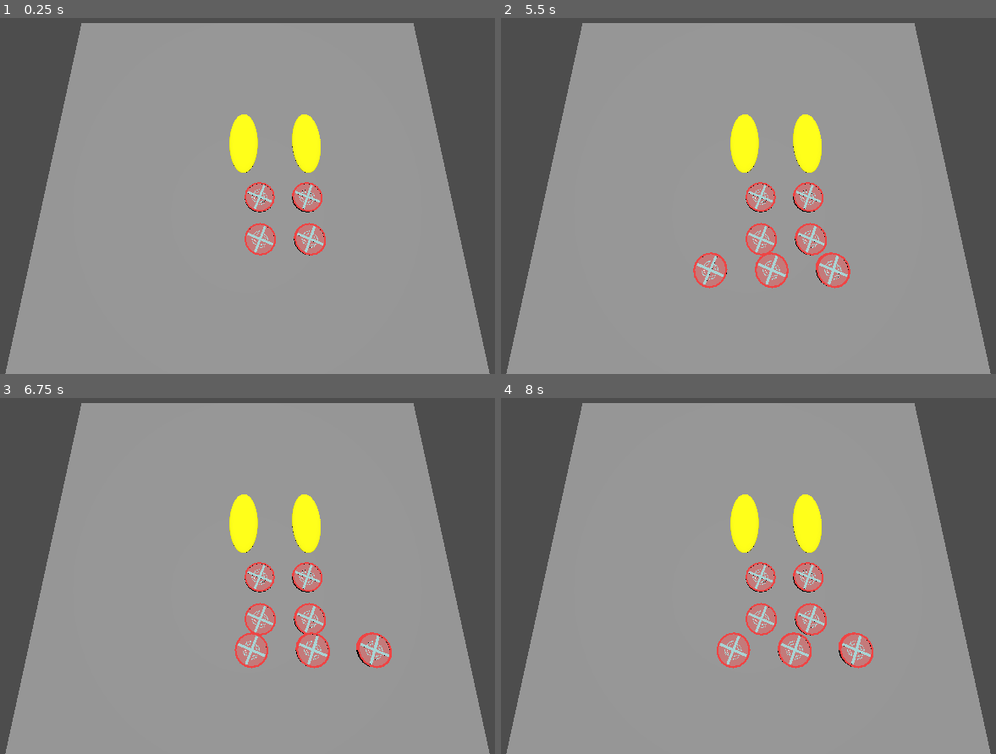
Above: before the commit, frames 1-4 (two rows, left to right).
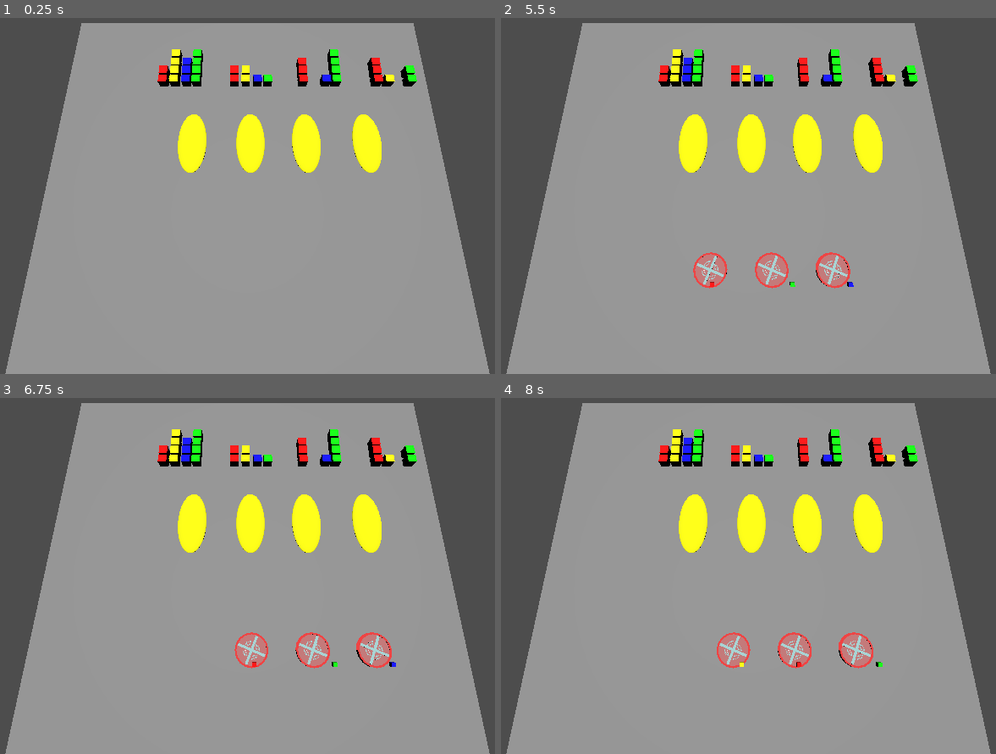
Above: after the commit, the same moments.

Repository: gabrield67/Sandwich-Shop
Game: Godot game, scene res://scenes/game.tscn
Same seed, same stepped clock (60 frames per second), same inputs: the game is played once before the commit and once after it.
Inputs (mouse positions are in pixels of both pictures, inside the frame that each line leads up to):
- Up to frame 1 (0.25 s): no input
- Up to frame 2 (5.5 s): tap Enter at 0.5 s; move the mouse to (897, 163) at 0.52 s; click (897, 163) at 0.67 s; tap Space at 1.25 s; move the mouse to (614, 203) at 1.27 s; click (614, 203) at 1.42 s; move the mouse to (817, 99) at 2.02 s; click (817, 99) at 2.17 s; move the mouse to (713, 260) at 2.77 s; click (713, 260) at 2.92 s; move the mouse to (951, 242) at 3.52 s; click (951, 242) at 3.67 s; move the mouse to (545, 128) at 4.27 s; click (545, 128) at 4.42 s; move the mouse to (783, 185) at 5.02 s; click (783, 185) at 5.17 s
- Up to frame 3 (6.75 s): move the mouse to (148, 469) at 5.77 s; click (148, 469) at 5.92 s; move the mouse to (396, 543) at 6.52 s; click (396, 543) at 6.67 s
- Up to frame 4 (8 s): move the mouse to (614, 583) at 7.27 s; click (614, 583) at 7.42 s

The runs differ from the first frame. In frame 1, 5.6% of the frame differs, in the area x 31-85%, y 8-67%; in frame 2, 5.7%; in frame 3, 5.6%; in frame 4, 5.7%, in the area x 31-85%, y 8-76%.
Error in both runs: Invalid access to property or key 'bread' on a base object of type 'Nil'. (res://scenes/drag_and_drop_controller.gd:60)

Commit message:
Added Flavor Profile functionality
Added a flavor profile scene, as well as added this to the ingredients (and randomized them at spawn for now).  Also have a current flavor profile and target flavor profile for the breads.  I'm wondering if the bread and customer should be the same scene since they are basically linked?  Or maybe the bread is contained within the customer...

Diff:
--- /dev/null
+++ b/scenes/FlavorProfile.tscn
@@ -0,0 +1,18 @@
+[gd_scene format=3 uid="uid://ecpkd4q734jf"]
+
+[ext_resource type="Script" uid="uid://c30xoa6pfg0gr" path="res://scenes/flavor_profile.gd" id="1_ifqar"]
+
+[node name="FlavorProfile" type="Node3D" unique_id=414758302]
+script = ExtResource("1_ifqar")
+
+[node name="Flavor1" type="Node3D" parent="." unique_id=1506588621]
+transform = Transform3D(1, 0, 0, 0, 1, 0, 0, 0, 1, -0.9961386, 0, 0)
+
+[node name="Flavor2" type="Node3D" parent="." unique_id=436674301]
+transform = Transform3D(1, 0, 0, 0, 1, 0, 0, 0, 1, -0.32056397, 0, 0)
+
+[node name="Flavor3" type="Node3D" parent="." unique_id=1442328881]
+transform = Transform3D(1, 0, 0, 0, 1, 0, 0, 0, 1, 0.3832599, 0, 0)
+
+[node name="Flavor4" type="Node3D" parent="." unique_id=1900150937]
+transform = Transform3D(1, 0, 0, 0, 1, 0, 0, 0, 1, 0.98546076, 0, 0)
--- a/scenes/Ingredients/Bread.tscn
+++ b/scenes/Ingredients/Bread.tscn
@@ -1,6 +1,7 @@
 [gd_scene format=3 uid="uid://c54v7gf8e74j5"]
 
 [ext_resource type="Script" uid="uid://b3r8sts5bsuoa" path="res://scenes/Ingredients/bread.gd" id="1_kf4f7"]
+[ext_resource type="PackedScene" uid="uid://ecpkd4q734jf" path="res://scenes/FlavorProfile.tscn" id="2_rap00"]
 
 [sub_resource type="StandardMaterial3D" id="StandardMaterial3D_84ix8"]
 albedo_color = Color(1, 1, 0, 1)
@@ -21,3 +22,9 @@
 [node name="CollisionShape3D" type="CollisionShape3D" parent="." unique_id=584160643]
 transform = Transform3D(1, 0, 0, 0, 1, 0, 0, 0, 1, 0, 4.940264, 0)
 shape = SubResource("BoxShape3D_kf4f7")
+
+[node name="ActualFlavorProfile" parent="." unique_id=414758302 instance=ExtResource("2_rap00")]
+transform = Transform3D(0.7, 0, 0, 0, 0.7, 0, 0, 0, 0.7, 0, 2.3720236, 2.8585114)
+
+[node name="TargetFlavorProfile" parent="." unique_id=443898979 instance=ExtResource("2_rap00")]
+transform = Transform3D(1, 0, 0, 0, 1, 0, 0, 0, 1, 0, 3.9594035, -1.6379085)
--- a/scenes/Ingredients/Ingredient.tscn
+++ b/scenes/Ingredients/Ingredient.tscn
@@ -2,6 +2,7 @@
 
 [ext_resource type="Script" uid="uid://dlcqiqygwtmgd" path="res://scenes/Ingredients/ingredient.gd" id="1_1am71"]
 [ext_resource type="PackedScene" uid="uid://b6uqd7cn3xg0x" path="res://models/tomato_mesh.tscn" id="1_weumo"]
+[ext_resource type="PackedScene" uid="uid://ecpkd4q734jf" path="res://scenes/FlavorProfile.tscn" id="3_b12no"]
 
 [sub_resource type="BoxShape3D" id="BoxShape3D_1am71"]
 size = Vector3(2, 0.4, 2)
@@ -13,3 +14,6 @@
 shape = SubResource("BoxShape3D_1am71")
 
 [node name="tomatoMesh" parent="." unique_id=1286273143 instance=ExtResource("1_weumo")]
+
+[node name="FlavorProfile" parent="." unique_id=414758302 instance=ExtResource("3_b12no")]
+transform = Transform3D(0.5, 0, 0, 0, 0.5, 0, 0, 0, 0.5, 0.66455185, 0.2718928, 1.0902346)
--- a/scenes/Ingredients/bread.gd
+++ b/scenes/Ingredients/bread.gd
@@ -14,6 +14,12 @@
 
 	off_material = StandardMaterial3D.new()
 	off_material.albedo_color = Color.YELLOW
+	randomize()
+	$TargetFlavorProfile.add_flavor( randi_range(0, 4)
+	, randi_range(0, 4)
+	, randi_range(0, 4)
+	, randi_range(0, 4)
+	)
 	pass # Replace with function body.
 
 
@@ -43,9 +49,16 @@
 
 func add_to_sandwich(ingredient: Node3D):
 	ingredients.push_back(ingredient)
+	var a = ingredient.get_flavor_amounts()
+	$ActualFlavorProfile.add_flavor(a[0],a[1], a[2], a[3])
+	if $ActualFlavorProfile.compare($TargetFlavorProfile):
+		off_material.albedo_color = Color.DARK_GREEN
+		on_material.albedo_color = Color.GREEN
 	update_positions()
 
 func remove_from_sandwich(ingredient: Node3D):
+	var a = ingredient.get_flavor_amounts()
+	$ActualFlavorProfile.remove_flavor(a[0],a[1], a[2], a[3])
 	ingredients.erase(ingredient)
 	update_positions()
 
--- a/scenes/Ingredients/ingredient.gd
+++ b/scenes/Ingredients/ingredient.gd
@@ -16,6 +16,7 @@
 # Called when the node enters the scene tree for the first time.
 func _ready() -> void:
 	original_size = scale
+	#$FlavorProfile.add_flavor(3,4,2,3)
 	#print("new ingredient")
 	pass # Replace with function body.
 
@@ -42,3 +43,16 @@
 func on_stop_hover():
 	scale = original_size
 	pass
+
+func add_flavor(f:int ) -> void:
+	if f == 1:
+		$FlavorProfile.add_flavor(1,0,0,0)
+	elif f == 2:
+		$FlavorProfile.add_flavor(0,1,0,0)
+	elif f == 3:
+		$FlavorProfile.add_flavor(0,0,1,0)
+	elif f == 4:
+		$FlavorProfile.add_flavor(0,0,0,1)
+
+func get_flavor_amounts() -> Array:
+	return $FlavorProfile.get_flavor_amounts()
--- a/scenes/Ingredients/ingredient_spawner.gd
+++ b/scenes/Ingredients/ingredient_spawner.gd
@@ -22,4 +22,7 @@
 		ingredient.position = position
 		ingredient.move_on_start = moving_ingredients
 		ingredient.despawn = true
+		randomize()
+		var my_random_int = randi_range(1, 4)
+		ingredient.add_flavor(my_random_int)
 	pass
--- /dev/null
+++ b/scenes/flavor_profile.gd
@@ -0,0 +1,75 @@
+extends Node3D
+
+var flavor1 = []
+var flavor2 = []
+var flavor3 = []
+var flavor4 = []
+
+var colors = [ Color.RED,  Color.YELLOW, Color.BLUE, Color.GREEN]
+
+var points = []
+
+# Called when the node enters the scene tree for the first time.
+func _ready() -> void:
+	points.push_back($Flavor1)
+	points.push_back($Flavor2)
+	points.push_back($Flavor3)
+	points.push_back($Flavor4)
+
+	pass # Replace with function body.
+
+
+# Called every frame. 'delta' is the elapsed time since the previous frame.
+func _process(delta: float) -> void:
+	pass
+
+func add_flavor(f1:int, f2:int, f3:int, f4:int) -> void:
+	add_flavor_helper(f1, flavor1,1)
+	add_flavor_helper(f2, flavor2,2)
+	add_flavor_helper(f3, flavor3,3)
+	add_flavor_helper(f4, flavor4,4)
+
+func remove_flavor(f1:int, f2:int, f3:int, f4:int) -> void:
+	remove_flavor_helper(f1, flavor1,1)
+	remove_flavor_helper(f2, flavor2,2)
+	remove_flavor_helper(f3, flavor3,3)
+	remove_flavor_helper(f4, flavor4,4)
+
+func add_flavor_helper(num:int, f_arr:Array, f:int ):
+	if num > 0:
+		for i in range(num):
+			add_flavor_block(f_arr, f-1)
+
+func remove_flavor_helper(num:int, f_arr:Array, f:int ):
+	if num > 0:
+		for i in range(num):
+			remove_flavor_block(f_arr, f-1)
+
+func add_flavor_block(f_arr:Array,f):
+	var static_body = StaticBody3D.new()
+	var mesh_instance = MeshInstance3D.new()
+	mesh_instance.mesh = BoxMesh.new()
+	static_body.add_child(mesh_instance)
+
+	var on_material = StandardMaterial3D.new()
+	on_material.albedo_color = colors[f]
+	mesh_instance.set_surface_override_material(0, on_material)
+	f_arr.push_back(static_body)
+	self.add_child(static_body)
+	static_body.position = points[f].position + Vector3(0,0,-f_arr.size()*.6)
+	static_body.scale = Vector3(.5,.5,.5)
+	pass
+
+func remove_flavor_block(f_arr:Array,f):
+
+	var a = f_arr.pop_back()
+	a.queue_free()
+
+func get_flavor_amounts() -> Array:
+	return [flavor1.size(),flavor2.size(),flavor3.size(),flavor4.size()]
+
+func compare(other:Node3D) -> bool:
+	if other.flavor1.size() <= flavor1.size() and other.flavor2.size() <= flavor2.size()  and other.flavor3.size() <= flavor3.size()  and other.flavor4.size() <= flavor4.size():
+		return true
+	else:
+		return false
--- a/scenes/game.tscn
+++ b/scenes/game.tscn
@@ -1,7 +1,6 @@
 [gd_scene format=3 uid="uid://b6sf5n1s3tjjo"]
 
 [ext_resource type="Script" uid="uid://dnsby02e4apsw" path="res://scenes/drag_and_drop_controller.gd" id="1_yqjtg"]
-[ext_resource type="PackedScene" uid="uid://bgu50auo18ypd" path="res://scenes/Ingredients/Ingredient.tscn" id="2_yqjtg"]
 [ext_resource type="PackedScene" uid="uid://c54v7gf8e74j5" path="res://scenes/Ingredients/Bread.tscn" id="3_lnu2h"]
 [ext_resource type="PackedScene" uid="uid://drkevmp0aiaxv" path="res://scenes/Ingredients/Ingredient Spawner.tscn" id="4_lbhrr"]
 
@@ -31,19 +30,7 @@
 transform = Transform3D(1, 0, 0, 0, 1, 0, 0, 0, 1, 0, 0, 19)
 
 [node name="Bread" parent="." unique_id=1187585206 instance=ExtResource("3_lnu2h")]
-transform = Transform3D(1, 0, 0, 0, 1, 0, 0, 0, 1, -0.28471273, 1.6317925, -2.7094417)
-
-[node name="Ingredient5" parent="." unique_id=2137268779 instance=ExtResource("2_yqjtg")]
-transform = Transform3D(1, 0, 0, 0, 1, 0, 0, 0, 1, 0.80094385, 2.3038454, 1.5081034)
-
-[node name="Ingredient6" parent="." unique_id=1213247403 instance=ExtResource("2_yqjtg")]
-transform = Transform3D(1, 0, 0, 0, 1, 0, 0, 0, 1, 3.9439743, 2.3038454, 1.5081034)
-
-[node name="Ingredient7" parent="." unique_id=588327089 instance=ExtResource("2_yqjtg")]
-transform = Transform3D(1, 0, 0, 0, 1, 0, 0, 0, 1, 0.80094385, 2.3038454, 4.2221823)
-
-[node name="Ingredient8" parent="." unique_id=994611454 instance=ExtResource("2_yqjtg")]
-transform = Transform3D(1, 0, 0, 0, 1, 0, 0, 0, 1, 3.9439743, 2.3038454, 4.2221823)
+transform = Transform3D(1, 0, 0, 0, 1, 0, 0, 0, 1, -4.046473, 1.6317925, -2.7094417)
 
 [node name="Bread2" parent="." unique_id=603495618 instance=ExtResource("3_lnu2h")]
 transform = Transform3D(1, 0, 0, 0, 1, 0, 0, 0, 1, 4.3046246, 1.6317925, -2.7094417)
@@ -51,7 +38,17 @@
 [node name="IngredientSpawner" parent="." unique_id=1365398154 instance=ExtResource("4_lbhrr")]
 transform = Transform3D(1, 0, 0, 0, 1, 0, 0, 0, 1, -2.3609233, 2.8174725, 6.0316615)
 
+[node name="Bread3" parent="." unique_id=1041816712 instance=ExtResource("3_lnu2h")]
+transform = Transform3D(1, 0, 0, 0, 1, 0, 0, 0, 1, 0.21780324, 1.6317925, -2.7094417)
+
+[node name="Bread4" parent="." unique_id=157967700 instance=ExtResource("3_lnu2h")]
+transform = Transform3D(1, 0, 0, 0, 1, 0, 0, 0, 1, 8.746845, 1.6317925, -2.7094417)
+
 [connection signal="body_entered" from="Bread" to="Bread" method="on_entered"]
 [connection signal="body_exited" from="Bread" to="Bread" method="on_exited"]
 [connection signal="body_entered" from="Bread2" to="Bread2" method="on_entered"]
 [connection signal="body_exited" from="Bread2" to="Bread2" method="on_exited"]
+[connection signal="body_entered" from="Bread3" to="Bread3" method="on_entered"]
+[connection signal="body_exited" from="Bread3" to="Bread3" method="on_exited"]
+[connection signal="body_entered" from="Bread4" to="Bread4" method="on_entered"]
+[connection signal="body_exited" from="Bread4" to="Bread4" method="on_exited"]
Not shown, added: scenes/flavor_profile.gd.uid
